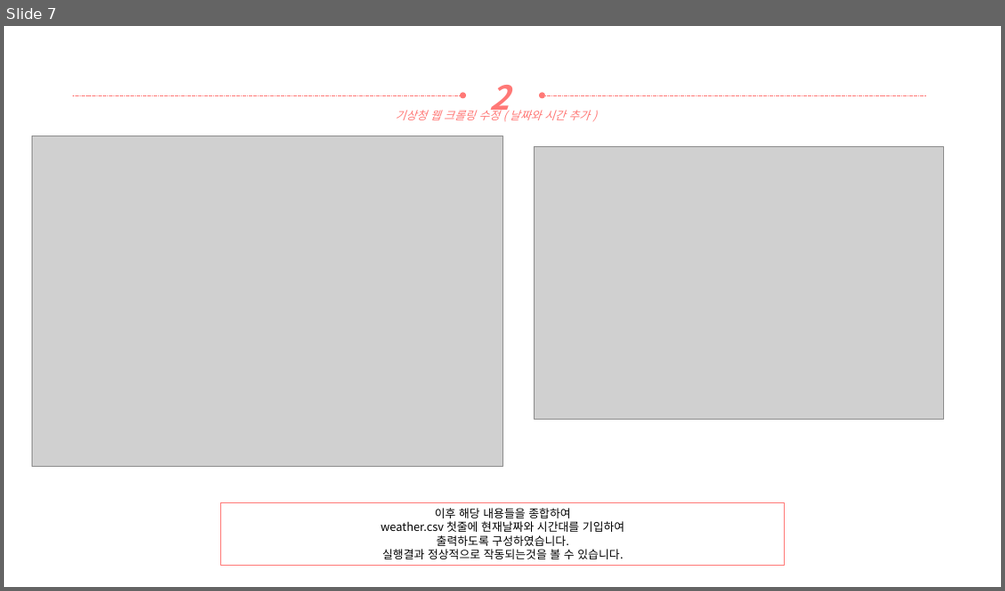
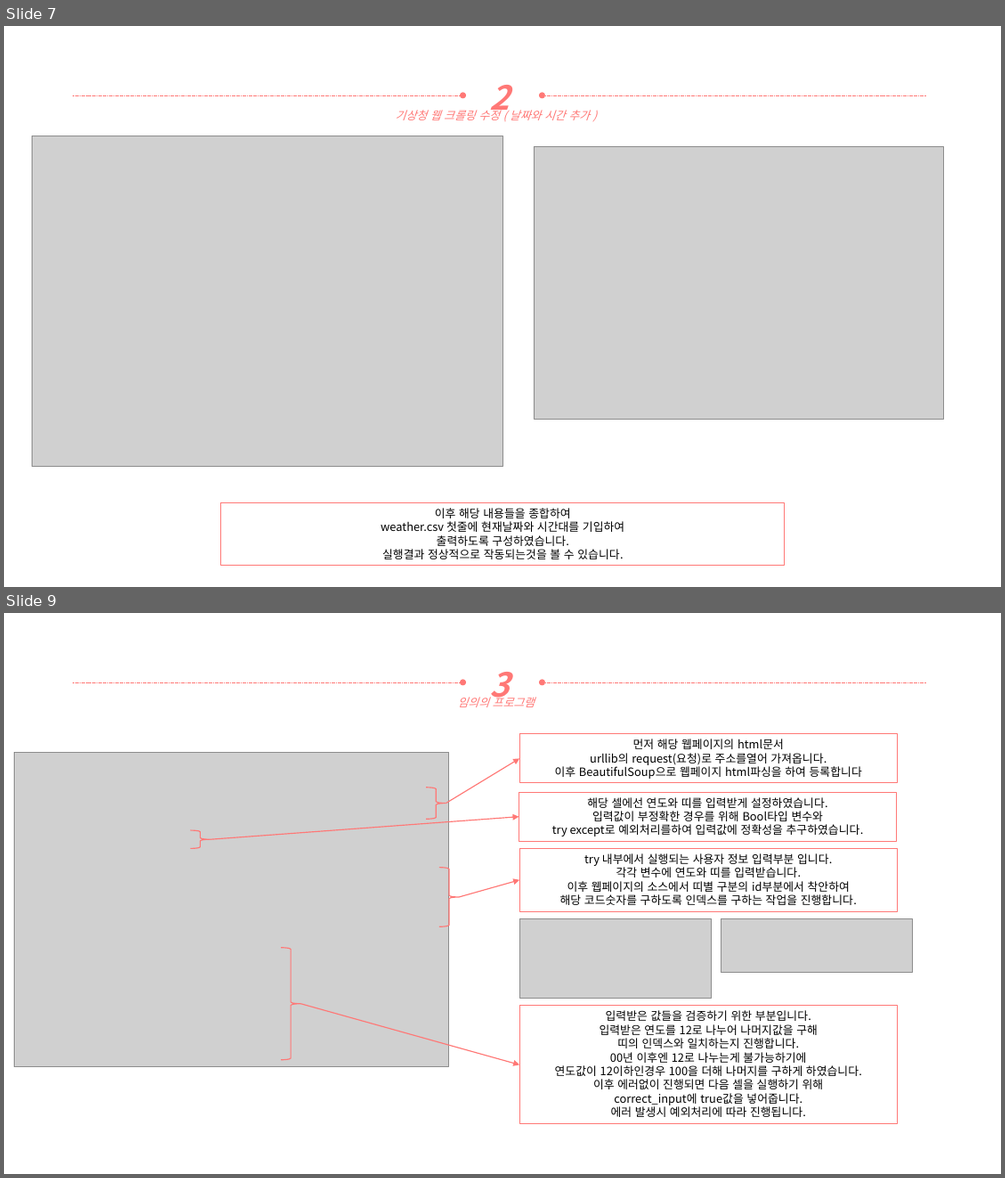
Before and after one commit to yooatom2200/Programing_Base_2, a slide deck: 3장/20164091-송희령-3주차 과제.pptx. Shown one above the other, each under a label of ours: slide 7 before the commit, slides 7 and 9 after it; the slides between them are not shown. The pictures are 1005x591 and 1005x1178 pixels, drawn with LibreOffice and Linux fonts; fonts in the diff are those of the drawing; grey boxes stand for pictures. Boxes give left, top, right and bottom in pixels: in the first picture for what was removed or moved away, otherwise in the second. Text is boxed around its words. In the diff, an @@ line names an element or a change of style, - is before the commit and + after.

```diff
--- a/3장/20164091-송희령-3주차 과제.pptx
+++ b/3장/20164091-송희령-3주차 과제.pptx
@@ slide 9 added at (4,613,1001,1174), background #FFFFFF @@
@@ arrow added from (73, 682) to (463, 682), #FF7876 0.5 pt dashed @@
@@ text added at (489,672,509,706), 32 pt, text #FF7876, bold, italic @@
+3
@@ arrow added from (926, 682) to (542, 682), #FF7876 0.5 pt dashed @@
@@ text added at (458,695,534,707), 11 pt, text #FF7876, italic @@
+임의의 프로그램
@@ rectangle added at (519,734,897,784), outline #FF7876 1 pt, 11 pt, text #000000 @@
+먼저 해당 웹페이지의 html문서
+urllib의 request(요청)로 주소를열어 가져옵니다.
+이후 BeautifulSoup으로 웹페이지 html파싱을 하여 등록합니다
@@ picture added at (15,752,449,1067) @@
@@ arrow added from (446, 803) to (519, 759), #FF7876 1 pt @@
@@ right brace added at (427,787,446,819), outline #FF7876 1 pt @@
@@ rectangle added at (519,792,897,841), outline #FF7876 1 pt, 11 pt, text #000000 @@
+해당 셀에선 연도와 띠를 입력받게 설정하였습니다.
+입력값이 부정확한 경우를 위해 Bool타입 변수와
+try except로 예외처리를하여 입력값에 정확성을 추구하였습니다.
@@ arrow added from (210, 840) to (519, 817), #FF7876 1 pt @@
@@ right brace added at (190,831,210,849), outline #FF7876 1 pt @@
@@ rectangle added at (519,849,897,911), outline #FF7876 1 pt, 11 pt, text #000000 @@
+try 내부에서 실행되는 사용자 정보 입력부분 입니다.
+각각 변수에 연도와 띠를 입력받습니다.
+이후 웹페이지의 소스에서 띠별 구분의 id부분에서 착안하여
+해당 코드숫자를 구하도록 인덱스를 구하는 작업을 진행합니다.
@@ right brace added at (439,868,459,926), outline #FF7876 1 pt @@
@@ arrow added from (459, 897) to (519, 880), #FF7876 1 pt @@
@@ picture added at (519,919,712,998) @@
@@ picture added at (720,919,912,973) @@
@@ right brace added at (281,948,300,1060), outline #FF7876 1 pt @@
@@ arrow added from (301, 1004) to (519, 1064), #FF7876 1 pt @@
@@ rectangle added at (519,1005,897,1124), outline #FF7876 1 pt, 11 pt, text #000000 @@
+입력받은 값들을 검증하기 위한 부분입니다.
+입력받은 연도를 12로 나누어 나머지값을 구해
+띠의 인덱스와 일치하는지 진행합니다.
+00년 이후엔 12로 나누는게 불가능하기에
+연도값이 12이하인경우 100을 더해 나머지를 구하게 하였습니다.
+이후 에러없이 진행되면 다음 셀을 실행하기 위해
+correct_input에 true값을 넣어줍니다.
+에러 발생시 예외처리에 따라 진행됩니다.
```
Also in this commit, not shown: 4 other slides added, 2 other files.
